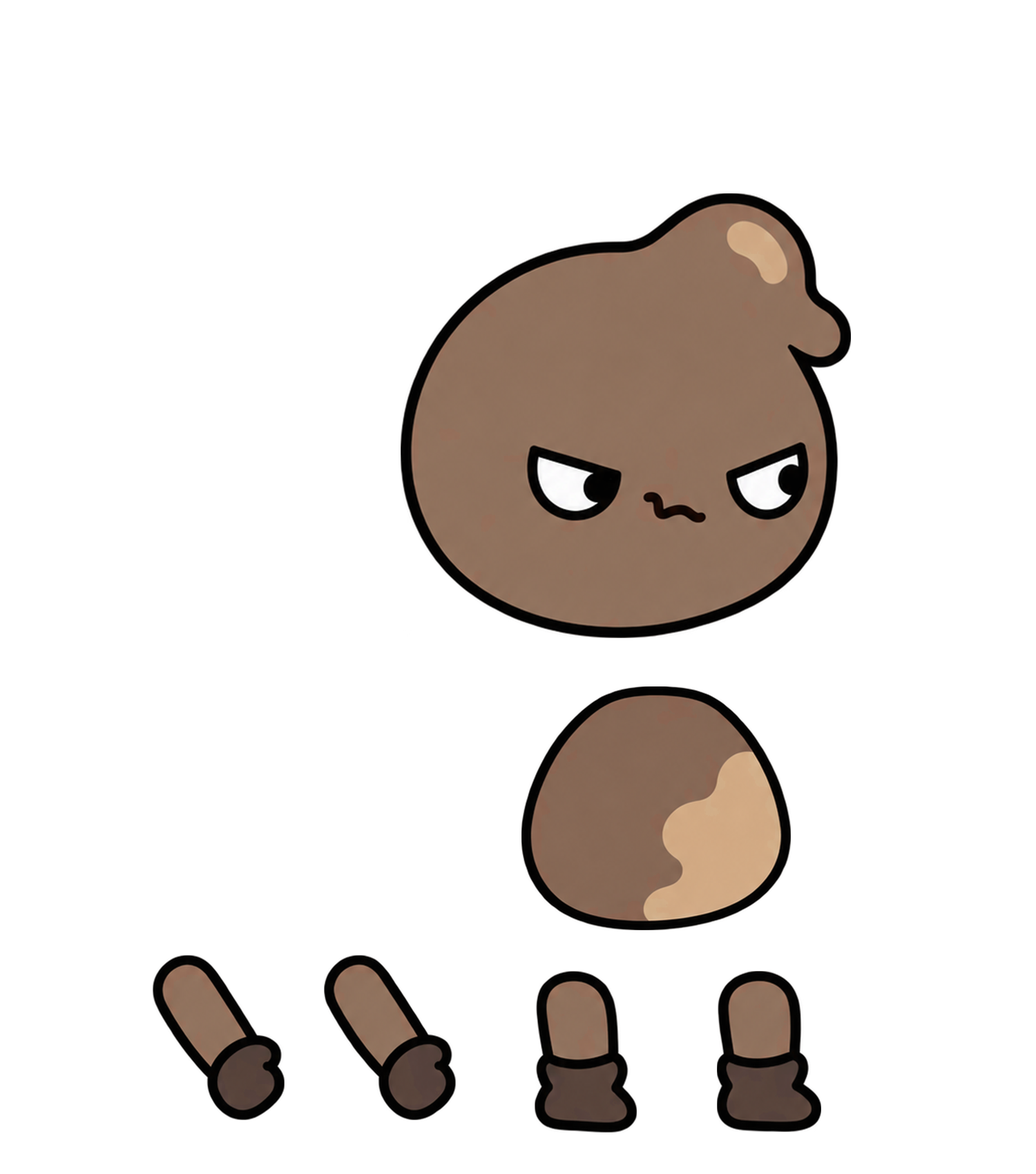
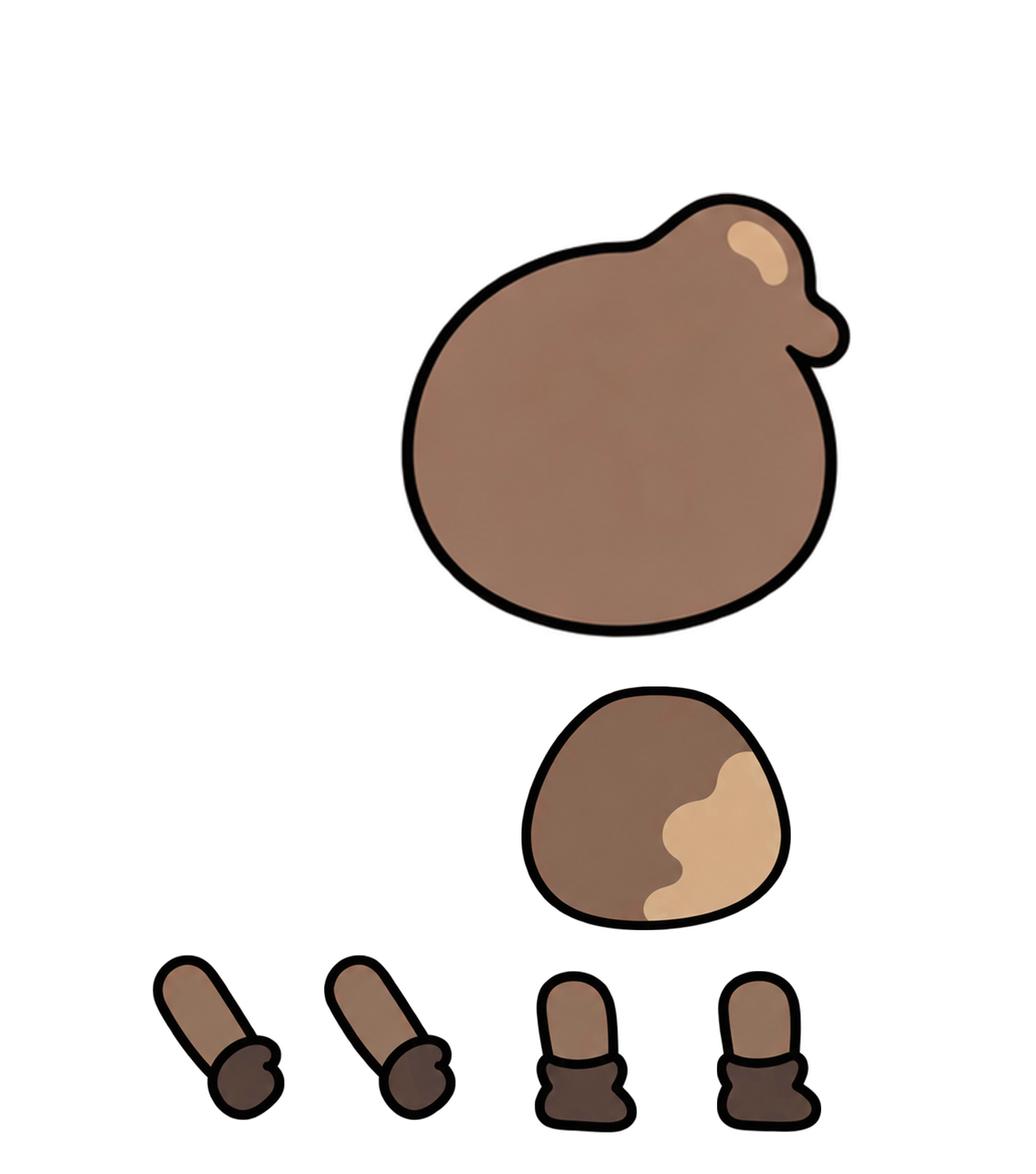
Layer changes from the first 1036 × 1174 image to the second:
painted on "머리" over [400, 191, 851, 638]
